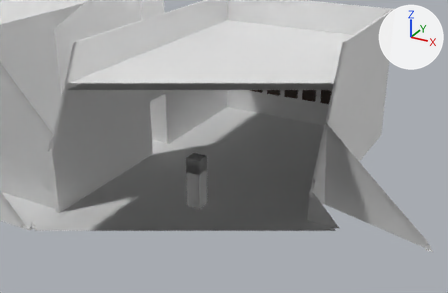
A saved change to the Blender file blender/Room5555.blend.
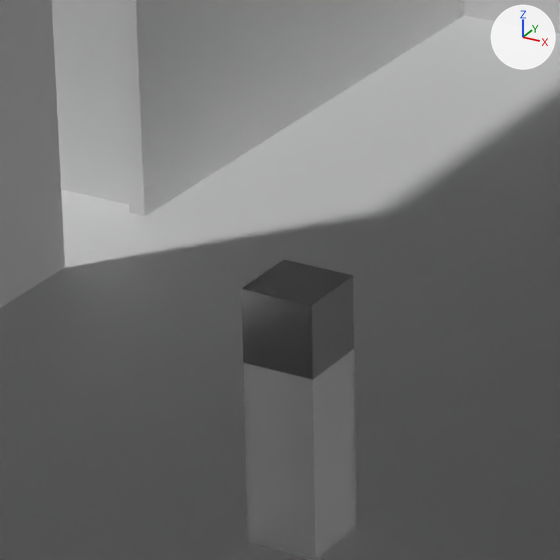
Each version is shown from a 50 mm lens placed at (-2.05, -7.73, 13.29), pointed at (-13.86, 13.73, 2.56), then close up on the part from 31% to 55% of the width and 36% to 71% of the height. Lighting does not change. The marker at upper right points along +X, +Y and +Z. The first two pictures are the older version. Everything nearer to the camera than a plane just in front of the edit is cut away.

The first close-up shows 'Cube', 'Plinth', 'Room', 'Vid'.
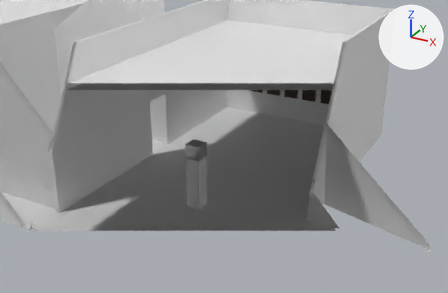
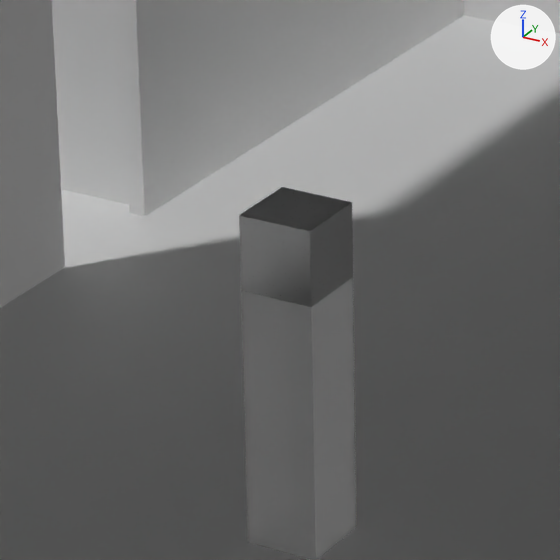
Changed parts and their boxes (x1, y1, x2, y2) in the close-ups (560 x 560 px):
'Cube', moved
    before: (241, 259, 354, 380)
    after: (239, 187, 353, 307)

The change, as a list of edits to the scene's bpy script:
```text
Change ob_cube:
    ob_cube.location: (-14.655, 12.742, 1.967) -> (-14.655, 12.742, 2.601)
```
